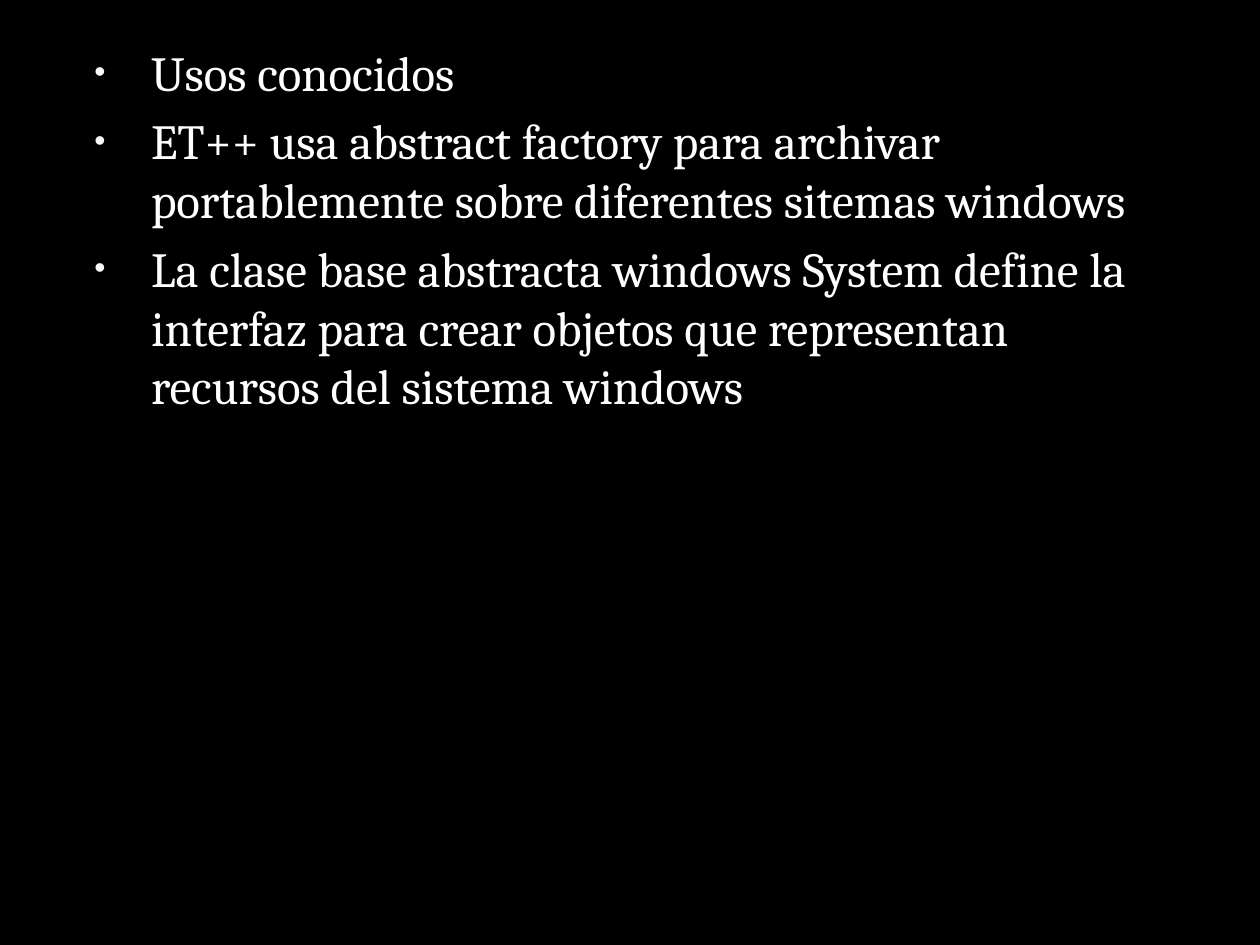
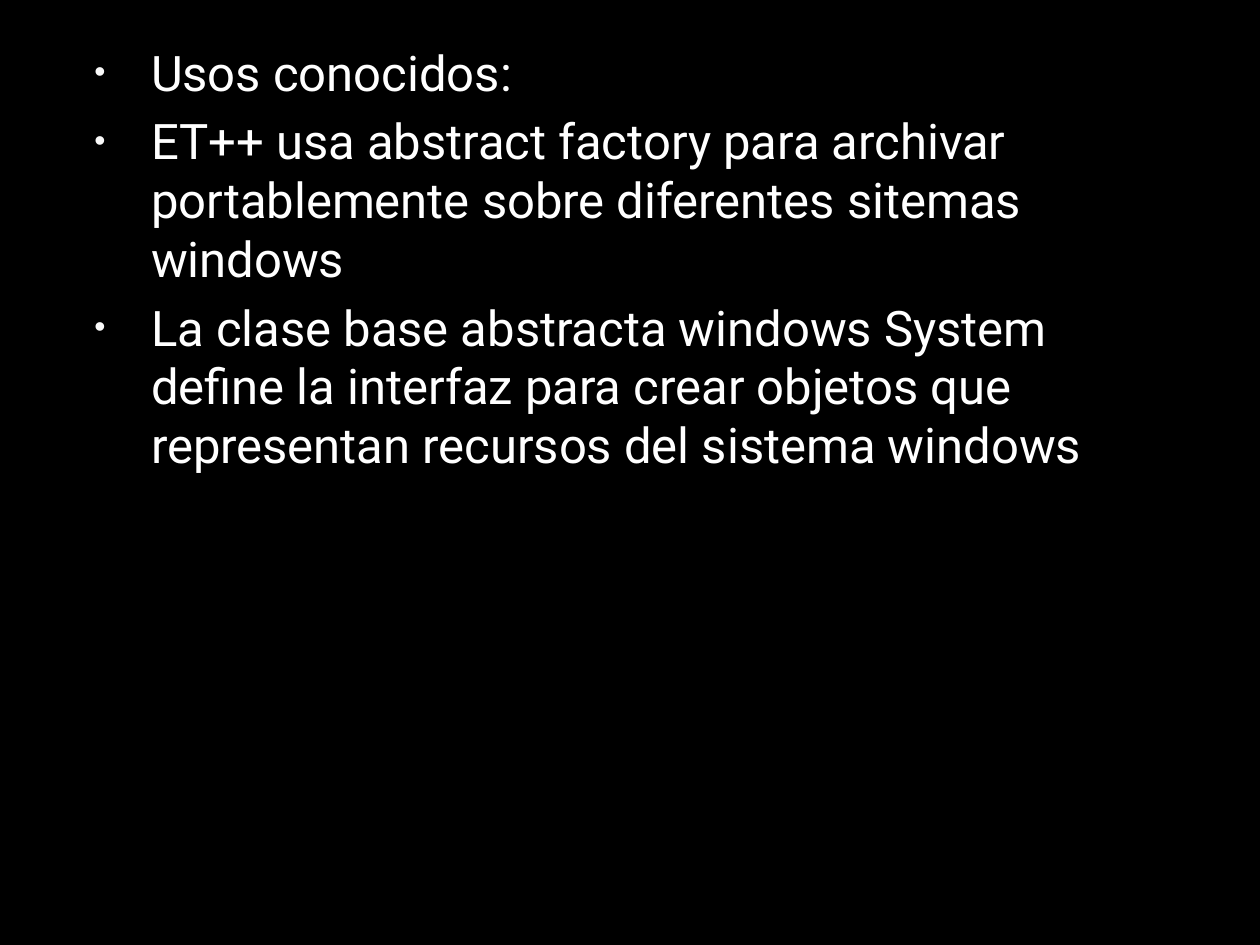
Before and after one commit to AnhellO/DAS_Sistemas, a slide deck: slide 9 of Ago-Dic-2017/Luis Estrada/Practica 2/ABSTRACT FACTORY.pptx (slide 10 before the commit). Drawn at 1260x945 pixels with LibreOffice and Linux fonts; fonts in the diff are those of the drawing; background and template pictures are left out. Boxes give left, top, right and bottom in pixels: in the first picture for what was removed or moved away, otherwise in the second. Text is boxed around its words. In the diff, an @@ line names an element or a change of style, - is before the commit and + after.

```diff
--- a/Ago-Dic-2017/Luis Estrada/Practica 2/ABSTRACT FACTORY.pptx
+++ b/Ago-Dic-2017/Luis Estrada/Practica 2/ABSTRACT FACTORY.pptx
@@ text at (151, 54, 512, 92): text changed; font Cambria to Roboto @@
-• Usos conocidos
+• Usos conocidos:
@@ text at (151, 121, 1081, 473): font Cambria to Roboto @@
```
Also in this commit, not shown: 8 other slides changed, 1 slide added, 2 slides removed, 1 other file.
